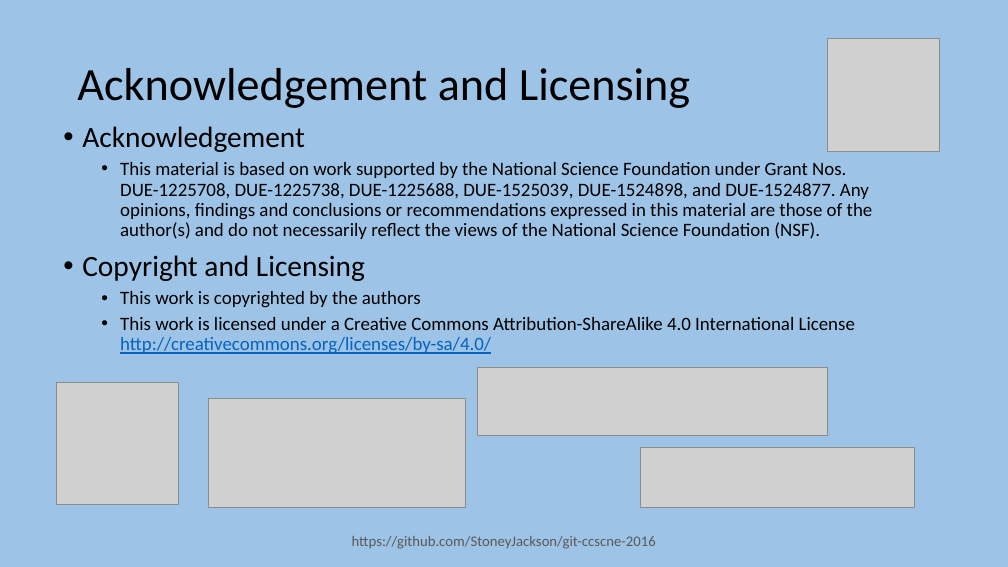
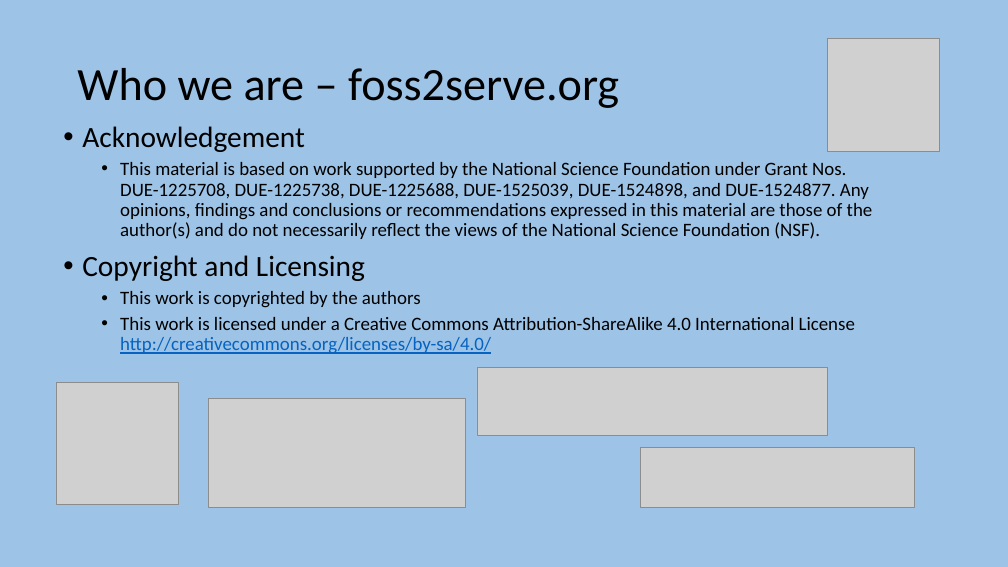
Before and after one commit to foss2serve/git-intro-activity, a slide deck: slide 5 of presentation.pptx (slide 2 before the commit). Drawn at 1008x567 pixels with LibreOffice and Linux fonts; fonts in the diff are those of the drawing; grey boxes stand for pictures; background and template pictures are left out. Boxes give left, top, right and bottom in pixels: in the first picture for what was removed or moved away, otherwise in the second. Text is boxed around its words. In the diff, an @@ line names an element or a change of style, - is before the commit and + after.

Commit message:
Added title, roles, and changed licensing placement. Specified location of git repository. Updated slides.

```diff
--- a/presentation.pptx
+++ b/presentation.pptx
@@ title at (77,68,619,108): text changed @@
-Acknowledgement and Licensing
+Who we are – foss2serve.org
@@ text removed at (352,536,656,549) @@
-https://github.com/StoneyJackson/git-ccscne-2016
```
Also in this commit, not shown: 3 other slides changed, 1 slide added, 1 slide removed, 1 other file.
